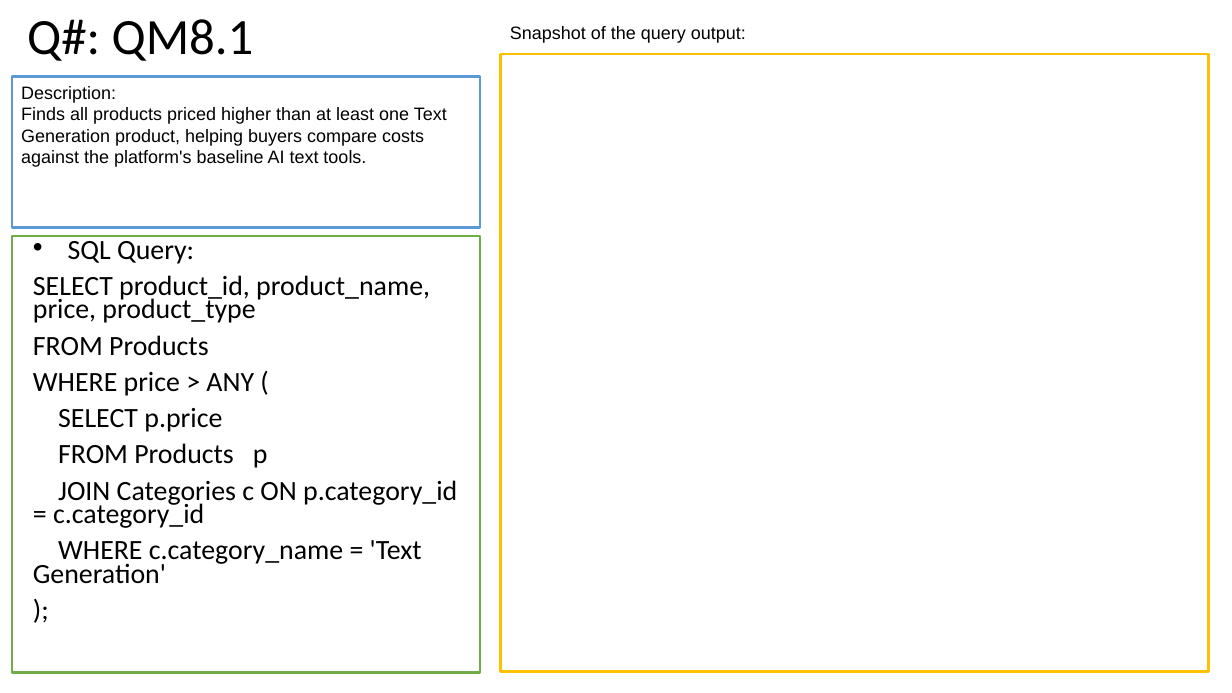
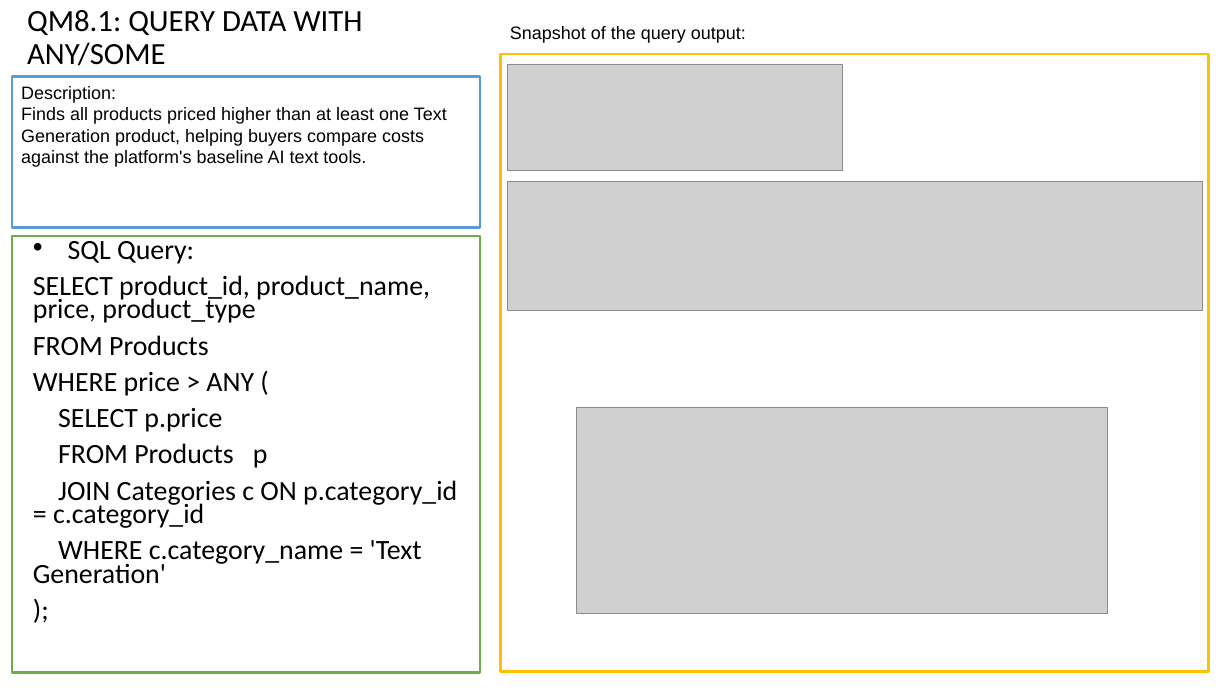
Before and after one commit to adamrodi/CMPS4390, a slide deck: slide 21 of Docs/PA2.pptx. Drawn at 1232x693 pixels with LibreOffice and Linux fonts; fonts in the diff are those of the drawing; grey boxes stand for pictures. Boxes give left, top, right and bottom in pixels: in the first picture for what was removed or moved away, otherwise in the second. Text is boxed around its words. In the diff, an @@ line names an element or a change of style, - is before the commit and + after.

```diff
--- a/Docs/PA2.pptx
+++ b/Docs/PA2.pptx
@@ title at box(27, 10, 362, 66): text changed; size 39.6 to 24 pt @@
-Q#: QM8.1
+QM8.1: QUERY DATA WITH ANY/SOME
@@ picture added at box(507, 65, 843, 170) @@
@@ picture added at box(507, 181, 1202, 311) @@
@@ picture added at box(577, 408, 1108, 614) @@
```
Also in this commit, not shown: 18 other slides changed, 7 slides added, 3 other files.
